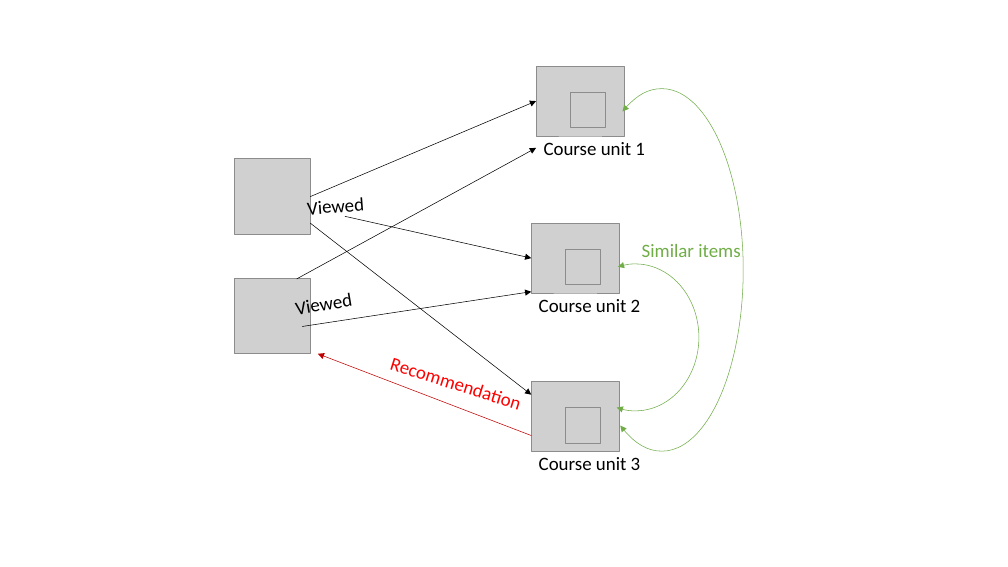
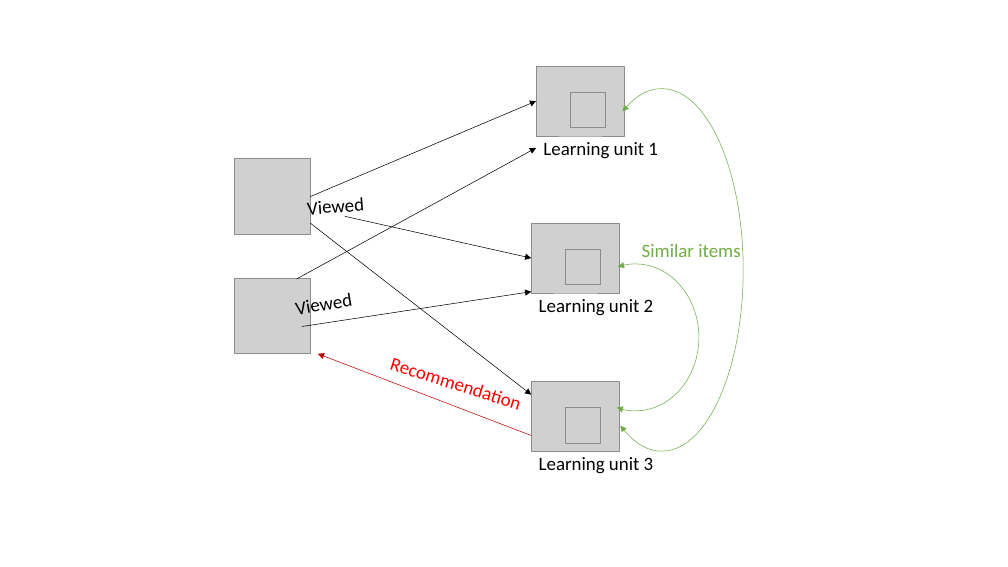
Before and after one commit to arnaudzobel/Lecture-Reccomendersystem, a slide deck: slide 2 of ausarbeitung/bilder.odp. Drawn at 1008x567 pixels with LibreOffice and Linux fonts; fonts in the diff are those of the drawing; grey boxes stand for pictures. Boxes give left, top, right and bottom in pixels: in the first picture for what was removed or moved away, otherwise in the second. Text is boxed around its words. In the diff, an @@ line names an element or a change of style, - is before the commit and + after.

```diff
--- a/ausarbeitung/bilder.odp
+++ b/ausarbeitung/bilder.odp
@@ text at bbox=[543, 142, 658, 159]: text changed @@
-Course unit 1
+Learning unit 1
@@ text at bbox=[539, 299, 654, 316]: text changed @@
-Course unit 2
+Learning unit 2
@@ text at bbox=[539, 457, 654, 474]: text changed @@
-Course unit 3
+Learning unit 3
```
Also in this commit, not shown: 4 other slides changed, 13 other files.
